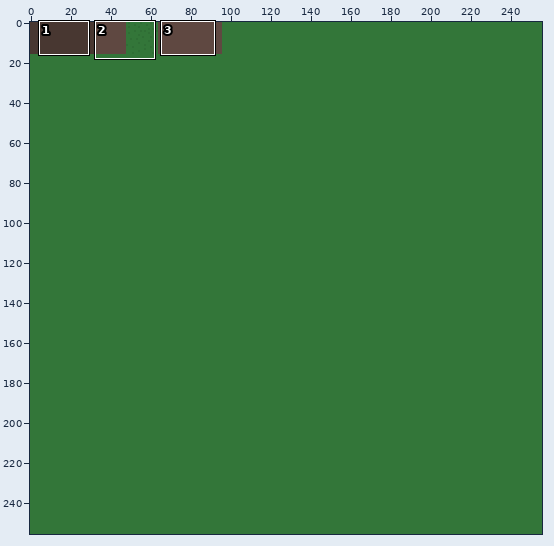
Sprite sheet -- Assets/sprites.png. The picture above shows the old version from afar; the outline marks the close-up.
Close-up. Before the commit:
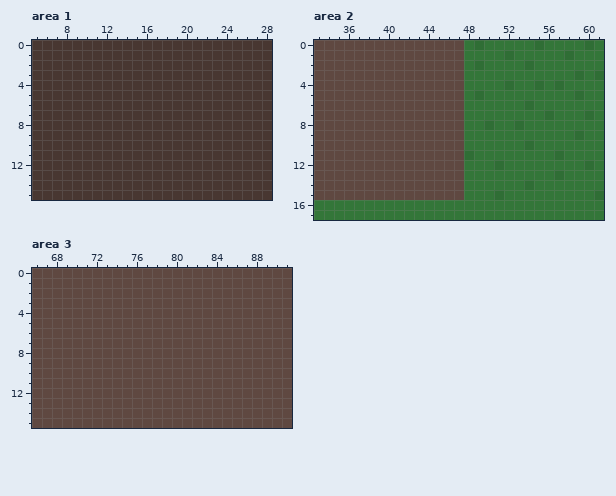
The file is 256x256 pixels. Shown: area 1: x 5..28, y 0..15; area 2: x 33..61, y 0..17; area 3: x 66..91, y 0..15.
Now the later version:
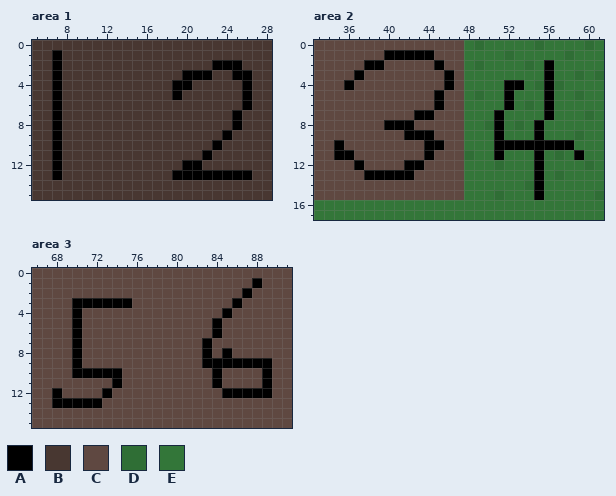
Palette (. is transparent): A #000000  B #483731  C #5f4841  D #2f6e35  E #337639
The edit:
Area 1:
Colour B gives way to colour A in row 1 at x 7; in row 2 at x 7 and 23 to 25; in row 3 at x 7, 20 to 22 and 25 to 26; in row 4 at x 7, 19 to 20 and 26; in row 5 at x 7, 19 and 26; in row 6 at x 7 and 26.
Colour B gives way to colour A in rows 7 to 8 at x 7 and 25; in row 9 at x 7 and 24; in row 10 at x 7 and 23; in row 11 at x 7 and 22; in row 12 at x 7 and 20 to 21; in row 13 at x 7 and 19 to 26.
Area 2:
Colour C gives way to colour A in row 1 at x 40 to 44; in row 2 at x 38 to 39 and 45; in row 3 at x 37 and 46; in row 4 at x 36 and 46; in rows 5 to 6 at x 45; in row 7 at x 43 to 44.
Colour C gives way to colour A in row 8 at x 40 to 42; in row 9 at x 42 to 44; in row 10 at x 35 and 44 to 45; in row 11 at x 35 to 36 and 44; in row 12 at x 37 and 42 to 43; in row 13 at x 38 to 42.
Colour D gives way to colour A in row 4 at x 52; in row 7 at x 56; in row 10 at x 54.
Colour E gives way to colour A in rows 2 to 3 at x 56; in row 4 at x 53 and 56; in rows 5 to 6 at x 52 and 56; in row 7 at x 51; in rows 8 to 9 at x 51 and 55; in row 10 at x 51 to 53 and 55 to 58.
Colour E gives way to colour A in row 11 at x 51, 55 and 59; in rows 12 to 15 at x 55.
Area 3:
Colour C gives way to colour A in row 1 at x 88; in row 2 at x 87; in row 3 at x 70 to 75 and 86; in row 4 at x 70 and 85; in rows 5 to 6 at x 70 and 84; in row 7 at x 70 and 83.
Colour C gives way to colour A in row 8 at x 70, 83 and 85; in row 9 at x 70 and 83 to 89; in row 10 at x 70 to 74, 84 and 89; in row 11 at x 74, 84 and 89; in row 12 at x 68, 73 and 85 to 89; in row 13 at x 68 to 72.
